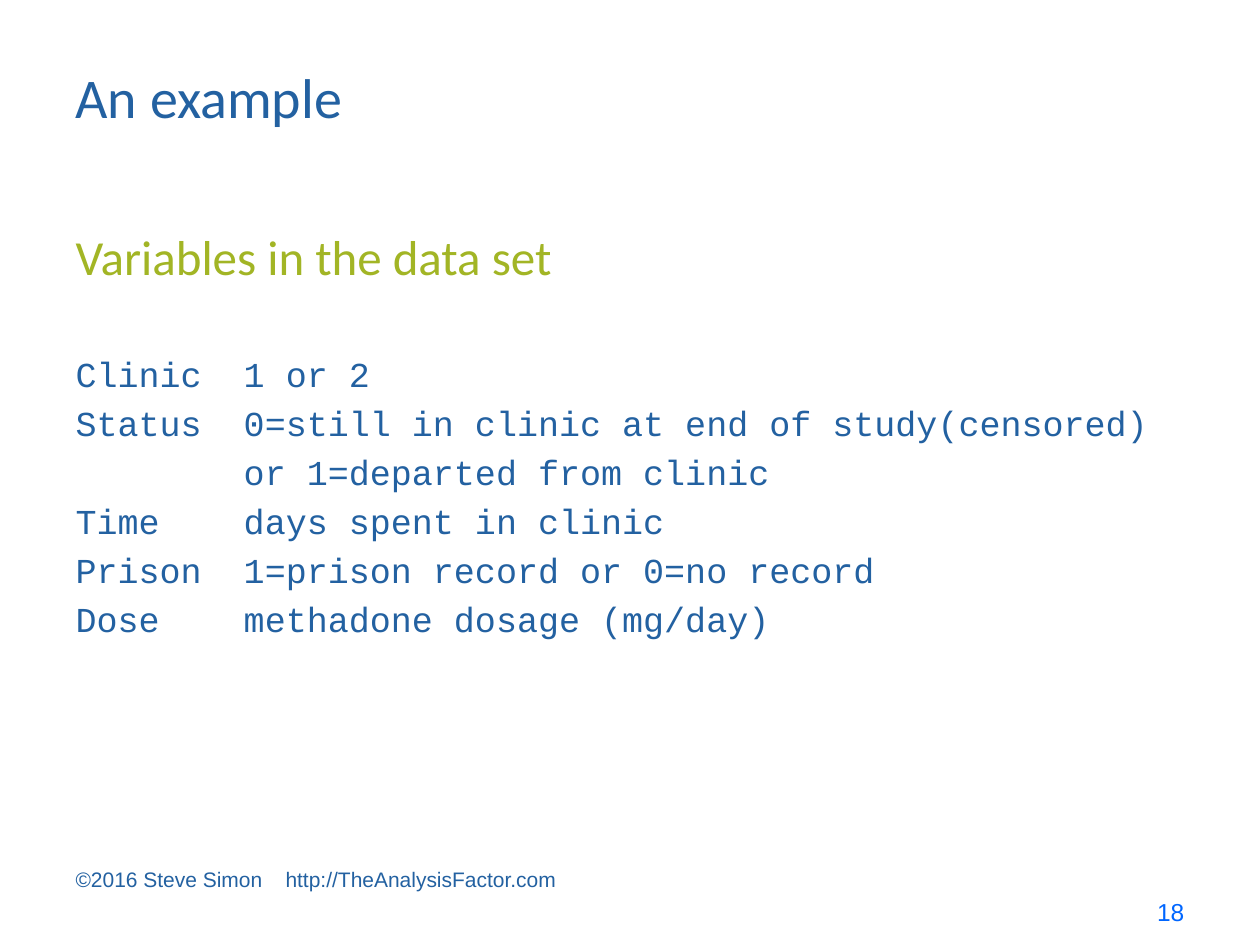
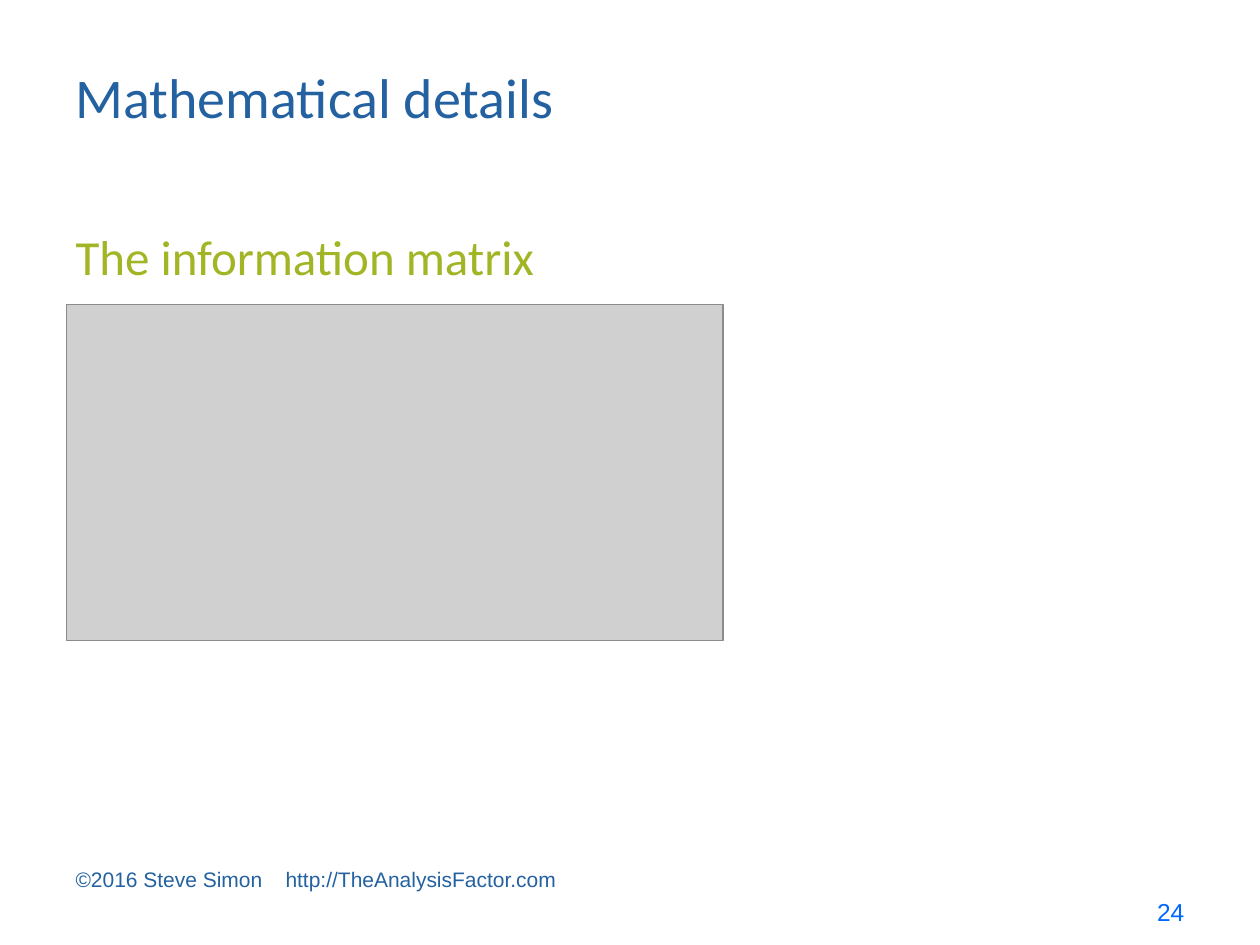
Before and after one commit to pmean/survival-models, a slide deck: slide 24 of bin/survival lecture 2.pptx (slide 18 before the commit). Drawn at 1260x945 pixels with LibreOffice and Linux fonts; fonts in the diff are those of the drawing; grey boxes stand for pictures. Boxes give left, top, right and bottom in pixels: in the first picture for what was removed or moved away, otherwise in the second. Text is boxed around its words. In the diff, an @@ line names an element or a change of style, - is before the commit and + after.

```diff
--- a/bin/survival lecture 2.pptx
+++ b/bin/survival lecture 2.pptx
@@ title at bbox=[76, 79, 553, 119]: text changed @@
-An example
+Mathematical details
@@ text at bbox=[76, 241, 534, 276]: text changed @@
-Variables in the data set
+The information matrix
@@ picture added at bbox=[67, 305, 723, 641] @@
@@ text removed at bbox=[76, 363, 1147, 640] @@
-Clinic 1 or 2
-Status 0=still in clinic at end of study(censored)
-or 1=departed from clinic
-Time days spent in clinic
-Prison 1=prison record or 0=no record
-Dose methadone dosage (mg/day)
@@ page number at bbox=[1157, 904, 1184, 921]: text changed @@
-18
+24
```
Also in this commit, not shown: 16 other slides changed, 17 slides added, 11 slides removed, 5 other files.
